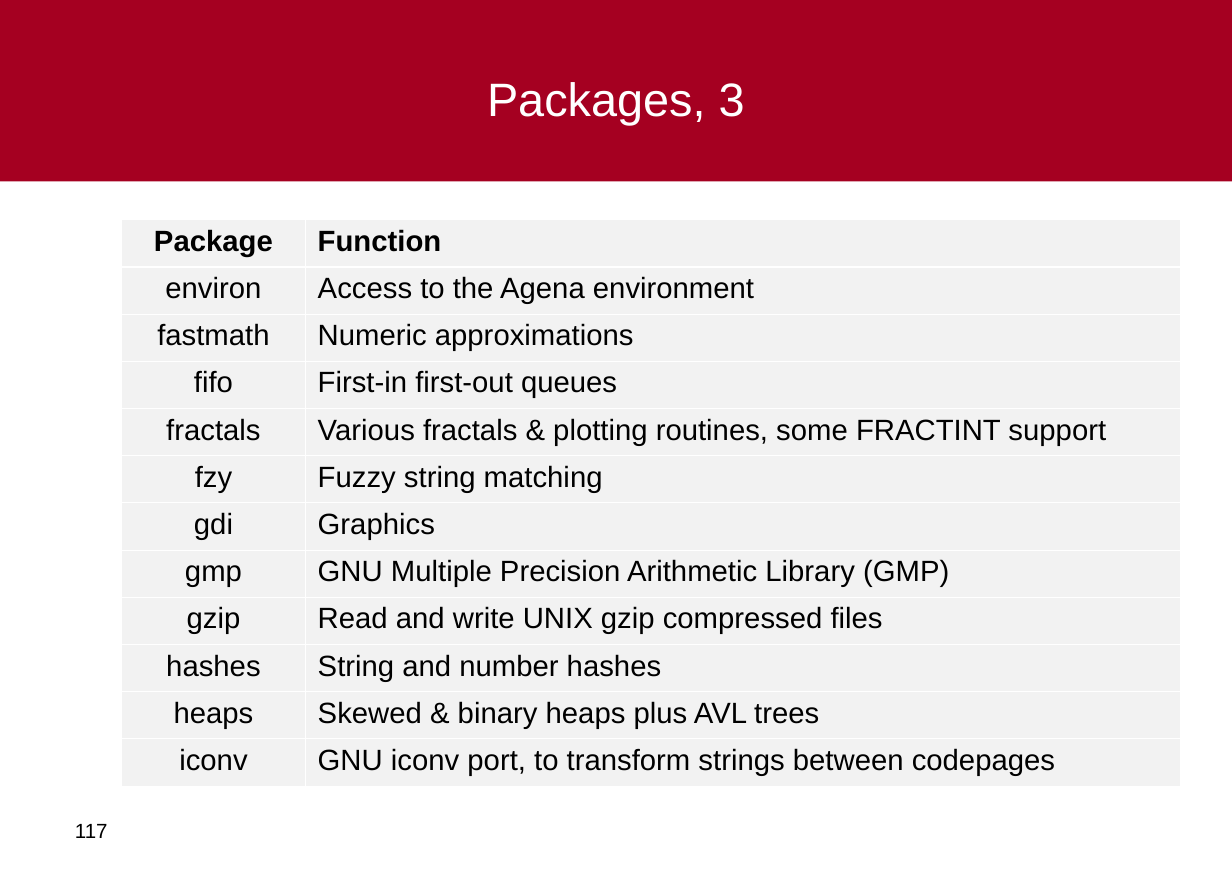
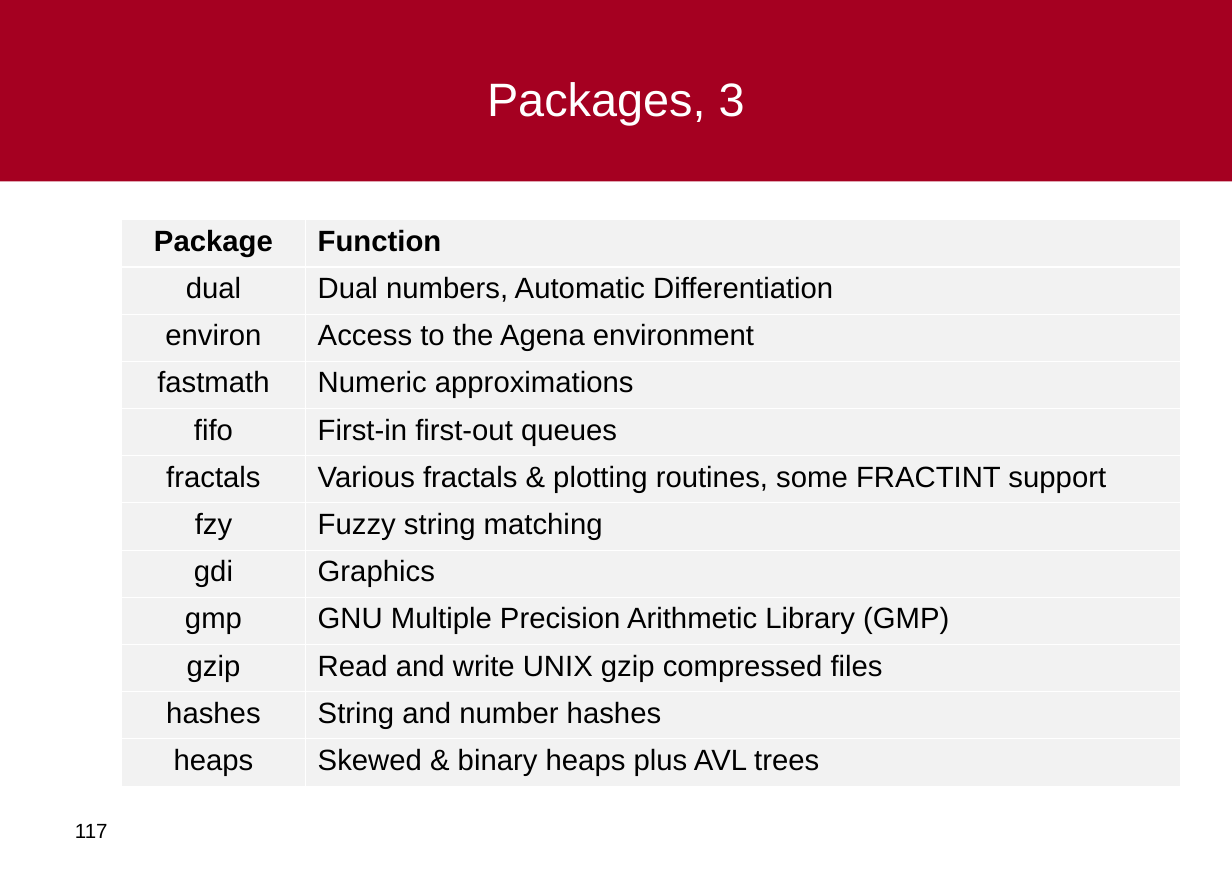
Before and after one commit to al-agena/Agena, a slide deck: slide 117 of doc/agena-crashcourse.ppt. Drawn at 1232x871 pixels with LibreOffice and Linux fonts; fonts in the diff are those of the drawing; background and template pictures are left out. Boxes give left, top, right and bottom in pixels: in the first picture for what was removed or moved away, otherwise in the second. Text is boxed around its words. In the diff, an @@ line names an element or a change of style, - is before the commit and + after.

```diff
--- a/doc/agena-crashcourse.ppt
+++ b/doc/agena-crashcourse.ppt
@@ table at [121, 219, 1180, 783] @@
+row 2: dual | Dual numbers, Automatic Differentiation
-row 12: iconv | GNU iconv port, to transform strings between codepages
```
Also in this commit, not shown: 10 other slides changed, 4 other files.
